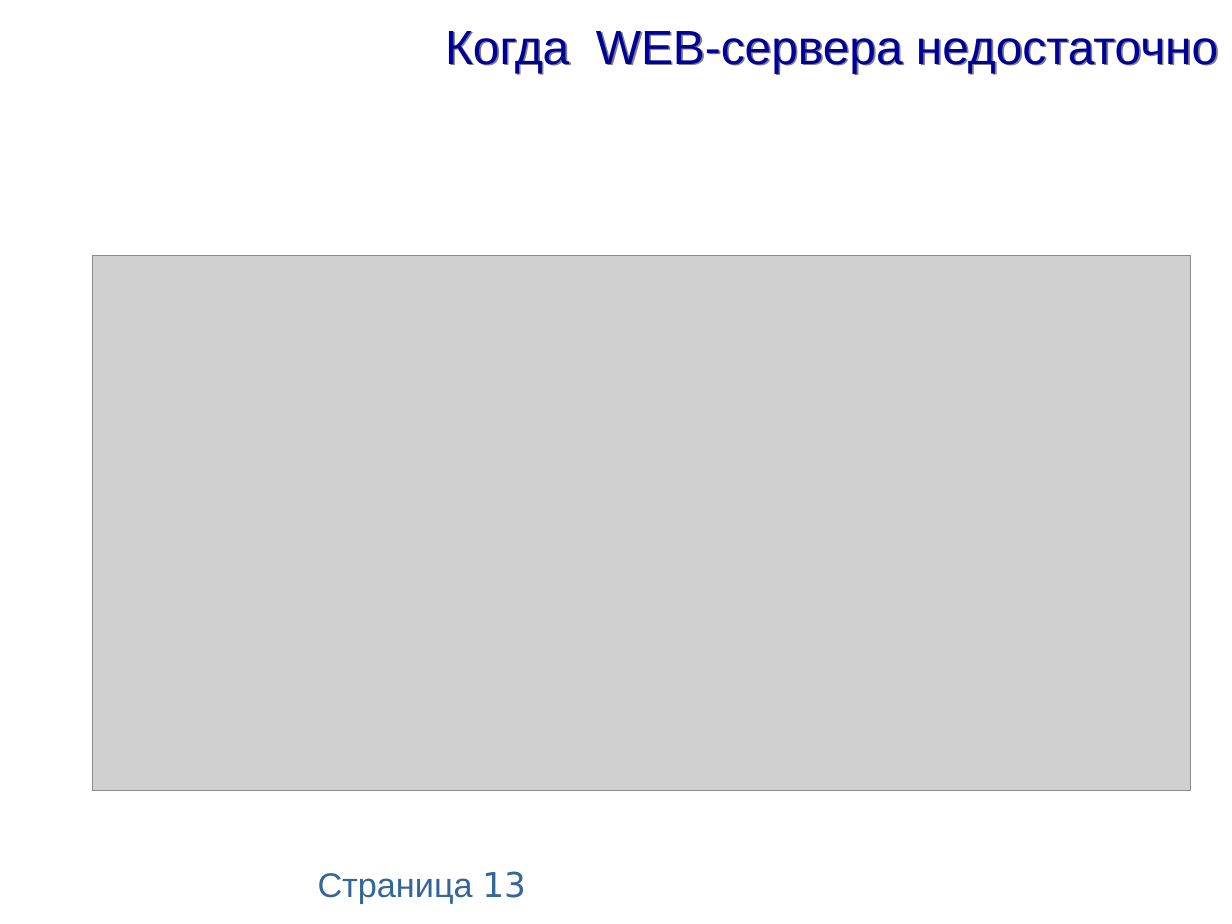
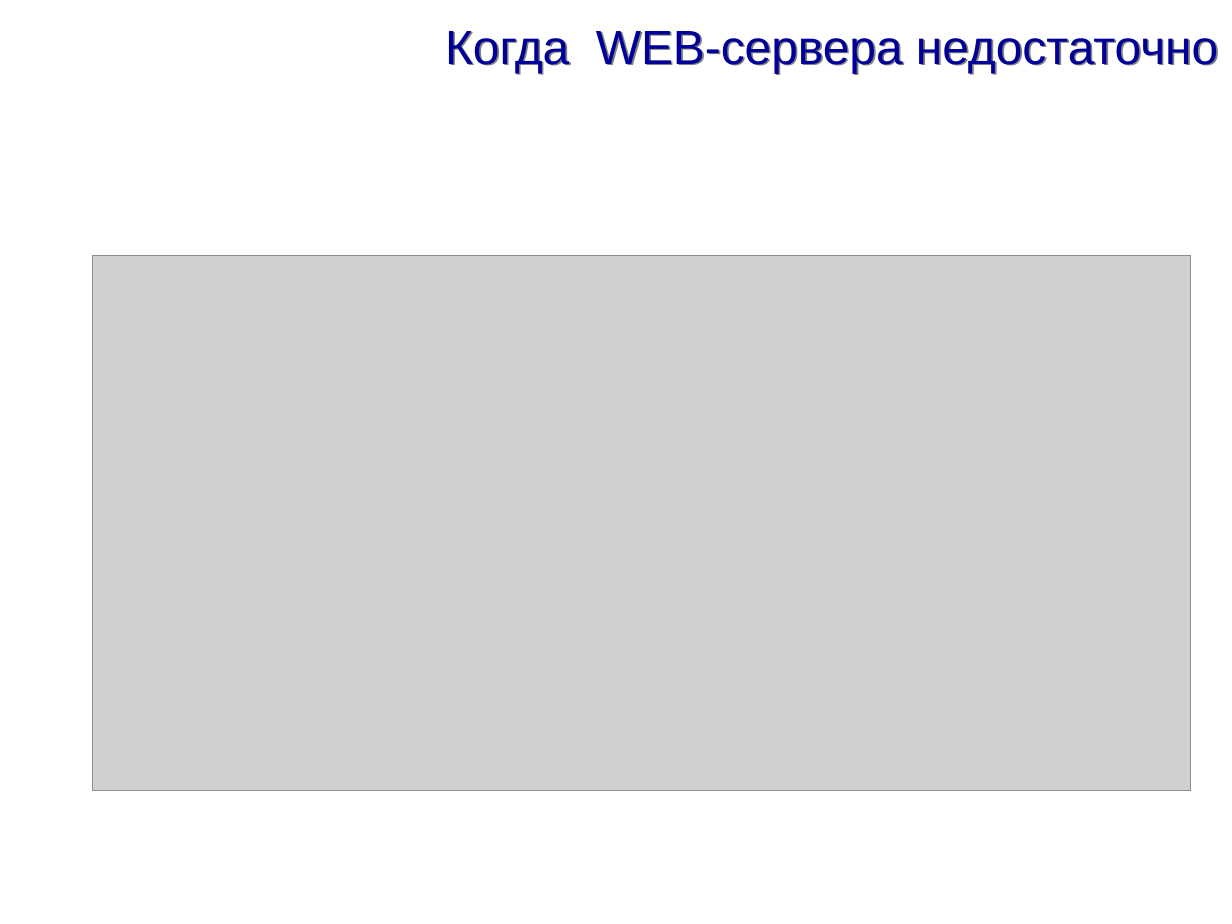
Before and after one commit to maxchv/JavaLessons, a slide deck: slide 13 of Lesson19/lecture-servlet.ppt. Drawn at 1232x924 pixels with LibreOffice and Linux fonts; fonts in the diff are those of the drawing; grey boxes stand for pictures; background and template pictures are left out. Boxes give left, top, right and bottom in pixels: in the first picture for what was removed or moved away, otherwise in the second. Text is boxed around its words. In the diff, an @@ line names an element or a change of style, - is before the commit and + after.

```diff
--- a/Lesson19/lecture-servlet.ppt
+++ b/Lesson19/lecture-servlet.ppt
@@ page number removed at (x1=318, y1=871, x2=526, y2=904) @@
-Страница 13
```
Also in this commit, not shown: 46 other slides changed, 18 other files.
